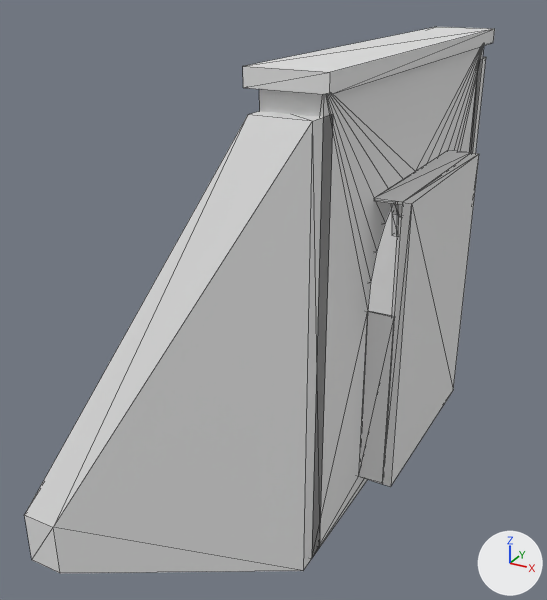
One commit to the OBJ model assets/models/tunnel_portal_rail.obj: the scene before it, then after it.
Both versions are drawn from a 50 mm lens placed at (6.57, -16.45, 11.06), pointed at (-1.83, -1.18, 3.42). The lights are fixed; the arrows at lower right show +X, +Y and +Z. The first picture is the older version. Mesh edges are drawn as thin lines. Where no turn or scale is listed for an object, it has been applied to the vertices. Vertices at exactly the same position are counted once.

In view in the first picture: 'tunnel_portal_rail'.
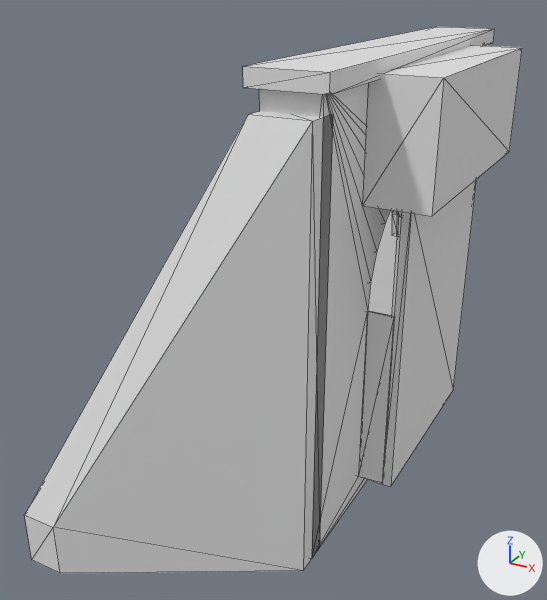
Boxes [x1, y1, x2, y2] around the edits, measured in the pictures (547 x 600 px):
'tunnel_portal_rail', reshaped
    before: [25, 27, 495, 573]
    after: [25, 27, 522, 573]
part 1 of me_tunnel_portal_rail, added
    after: [362, 45, 522, 216]

Patch to the scene script:
```diff
--- a/assets/models/tunnel_portal_rail.obj.py
+++ b/assets/models/tunnel_portal_rail.obj.py
@@ me_tunnel_portal_rail @@
 # used by ob_tunnel_portal_rail; location = (0.0, 0.0, 0.0)
-me_tunnel_portal_rail.from_pydata(...)  # 148 vertices, 280 faces; spans x -4.0..2.0, y -7.9..7.9, z -0.5..9.6
+me_tunnel_portal_rail.from_pydata(...)  # 156 vertices, 292 faces; spans x -4.0..2.6, y -7.9..7.9, z -0.5..9.6
+# me_tunnel_portal_rail part 1: a new loose piece, a box spanning x 1.2..2.6, y -3.1..3.1, z 6.8..9.3
```
